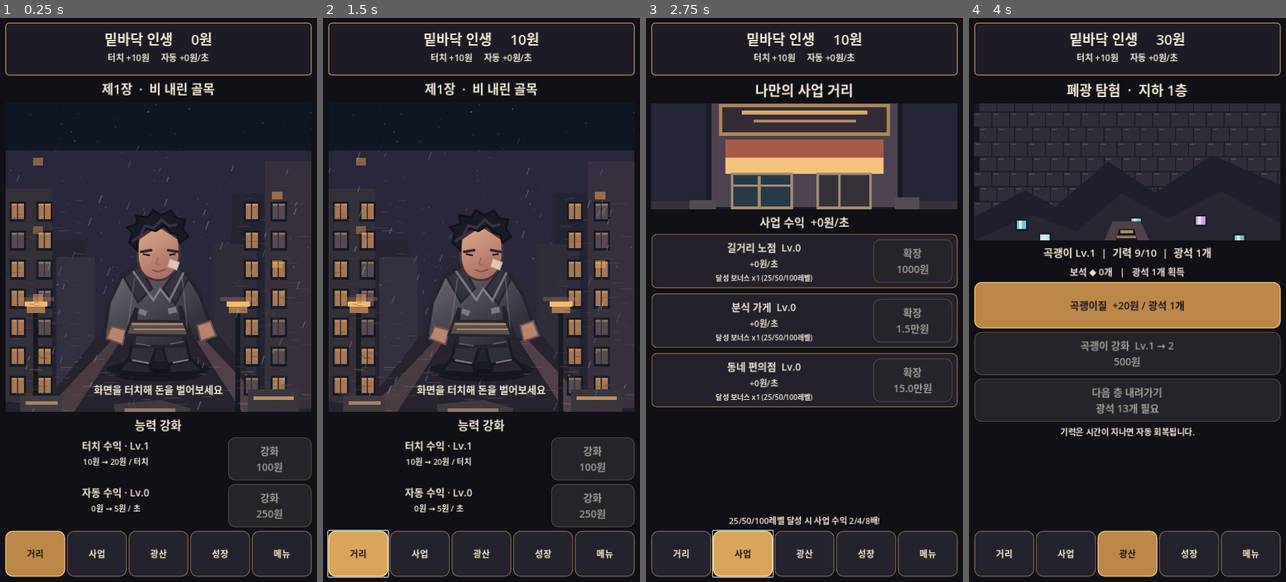
Above: before the commit, frames 1-4 (left to right).
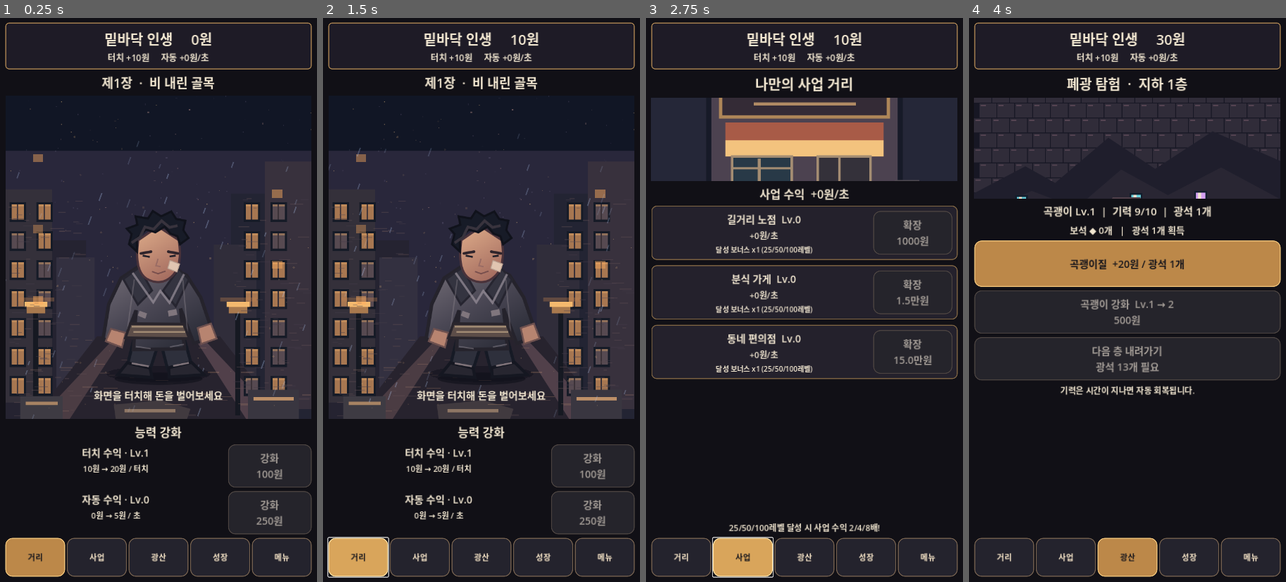
Above: after the commit, the same moments.

Repository: sungpil987/BottomLife-Reborn
Game: Godot game, scene res://scenes/Main.tscn
Two runs of this game, one before a commit and one after it. Both use one fixed random seed, a clock stepped at 60 frames per second and the inputs below.
Inputs (mouse positions are in pixels of both pictures, inside the frame that each line leads up to):
- Up to frame 1 (0.25 s): no input
- Up to frame 2 (1.5 s): click (481, 254) at 0.5 s; click "거리" at 1.25 s
- Up to frame 3 (2.75 s): click "사업" at 2 s
- Up to frame 4 (4 s): click "광산" at 2.75 s; click "곡괭이질 +20원 / 광석 1개" at 3.5 s

The runs differ from the first frame. In frame 1, 8.3% of the frame differs, in the area x 1-99%, y 8-97%; in frame 2, 8.3%; in frame 3, 21%; in frame 4, 26%.

Commit message:
v1.6 compact mobile layout and throttle costly HUD refreshes

Diff:
--- a/scripts/main.gd
+++ b/scripts/main.gd
@@ -7,7 +7,6 @@
 var soul_points: int = 0
 var soul_power: int = 0
 var offline_report: String = ""
-var milestone_bonus: float = 1.0
 var tap_level: int = 1
 var auto_level: int = 0
 var business_levels: Array[int] = [0, 0, 0]
@@ -32,6 +31,8 @@
 var content: VBoxContainer
 var feedback: Label
 var save_clock: float = 0.0
+var ui_clock: float = 0.0
+var cached_money_text: String = ""
 var hero_sprite: TextureRect
 var tap_upgrade_button: Button
 var auto_upgrade_button: Button
@@ -54,6 +55,7 @@
 	money += gain
 	run_earned += gain
 	save_clock += delta
+	ui_clock += delta
 	idle_time += delta
 	mine_energy = minf(max_mine_energy(), mine_energy + delta * (0.4 + float(stamina_level) * 0.08))
 	if is_instance_valid(mine_status):
@@ -61,8 +63,10 @@
 	if save_clock >= 10.0:
 		save_clock = 0.0
 		save_game()
-	refresh_header()
-	refresh_upgrade_buttons()
+	if ui_clock >= 0.15:
+		ui_clock = 0.0
+		refresh_header()
+		refresh_upgrade_buttons()
 
 func _notification(what: int) -> void:
 	if what == NOTIFICATION_WM_CLOSE_REQUEST or what == NOTIFICATION_APPLICATION_PAUSED:
@@ -163,7 +167,7 @@
 func make_button(value: String) -> Button:
 	var button := Button.new()
 	button.text = value
-	button.custom_minimum_size = Vector2(0, 85)
+	button.custom_minimum_size = Vector2(0, 72)
 	button.add_theme_font_size_override("font_size", 23)
 	decorate_button(button)
 	return button
@@ -182,7 +186,7 @@
 	outer.add_theme_constant_override("separation", 8)
 	add_child(outer)
 	var top := PanelContainer.new()
-	top.custom_minimum_size.y = 120
+	top.custom_minimum_size.y = 104
 	top.add_theme_stylebox_override("panel", panel_style(Color("#1e1b26"), Color("#ad8652"), 8))
 	outer.add_child(top)
 	var top_box := VBoxContainer.new()
@@ -197,14 +201,15 @@
 	content.add_theme_constant_override("separation", 8)
 	outer.add_child(content)
 	var bottom := HBoxContainer.new()
-	bottom.custom_minimum_size.y = 104
+	bottom.custom_minimum_size.y = 88
 	bottom.add_theme_constant_override("separation", 4)
 	outer.add_child(bottom)
 	var tabs := ["거리", "사업", "광산", "성장", "메뉴"]
 	for i in range(tabs.size()):
 		var b := make_button(tabs[i])
 		b.size_flags_horizontal = Control.SIZE_EXPAND_FILL
-		b.add_theme_font_size_override("font_size", 20)
+		b.add_theme_font_size_override("font_size", 18)
+		b.custom_minimum_size.y = 80
 		decorate_button(b, i == current_tab)
 		b.pressed.connect(change_tab.bind(i))
 		bottom.add_child(b)
@@ -277,7 +282,7 @@
 	content.add_child(make_label("환생 %d회  |  영혼 %d개" % [rebirth_count, soul_points], 27))
 	content.add_child(make_label("영구 수익 배율  x%.1f" % prestige_multiplier(), 27))
 	content.add_child(make_label("이번 회차 누적 획득  %s원" % number(run_earned), 22))
-	content.add_child(make_label("환생 조건: 이번 회차 누적 100만원", 21))
+	content.add_child(make_label("환생 조건: 회차 누적 100만원", 20))
 	var reward := rebirth_reward()
 	content.add_child(make_label("현재 환생 보상: 영혼 %d개" % reward, 24))
 	var upgrade := make_button("영혼의 힘 강화  수익 +10%%\n영혼 %d개" % soul_upgrade_cost())
@@ -324,7 +329,7 @@
 	art.texture = load("res://assets/business_stall.svg")
 	art.expand_mode = TextureRect.EXPAND_IGNORE_SIZE
 	art.stretch_mode = TextureRect.STRETCH_KEEP_ASPECT_COVERED
-	art.custom_minimum_size.y = 240
+	art.custom_minimum_size.y = 190
 	content.add_child(art)
 	content.add_child(make_label("사업 수익  +%s원/초" % number(total_auto_income() - float(auto_level) * 5.0), 26))
 	var scroll := ScrollContainer.new()
@@ -380,7 +385,7 @@
 func build_growth() -> void:
 	content.add_child(make_label("생존자의 성장", 34))
 	content.add_child(make_label("보유 보석  ◆ %d개" % gems, 28))
-	content.add_child(make_label("광산에서 희귀 보석을 발견하고 능력을 강화하세요.", 22))
+	content.add_child(make_label("광산 보석으로 능력 강화", 20))
 	var scroll := ScrollContainer.new()
 	scroll.size_flags_vertical = Control.SIZE_EXPAND_FILL
 	content.add_child(scroll)
@@ -452,7 +457,7 @@
 	art.texture = load("res://assets/mine_cave.svg")
 	art.expand_mode = TextureRect.EXPAND_IGNORE_SIZE
 	art.stretch_mode = TextureRect.STRETCH_KEEP_ASPECT_COVERED
-	art.custom_minimum_size.y = 310
+	art.custom_minimum_size.y = 230
 	content.add_child(art)
 	mine_status = make_label("", 24)
 	content.add_child(mine_status)
@@ -479,7 +484,9 @@
 func refresh_header() -> void:
 	if header == null:
 		return
-	header.text = "밑바닥 인생     %s원" % number(money)
+	var next_text := "밑바닥 인생     %s원" % number(money)
+	if header.text != next_text:
+		header.text = next_text
 	income_label.text = "터치 +%s원     자동 +%s원/초" % [number(float(tap_level) * 10.0 * prestige_multiplier()), number(total_auto_income() * prestige_multiplier())]
 
 func number(n: float) -> String:
@@ -528,7 +535,7 @@
 	if offline_report != "":
 		content.add_child(make_label(offline_report, 19))
 	var scene_area := Control.new()
-	scene_area.custom_minimum_size.y = 380
+	scene_area.custom_minimum_size.y = 280
 	scene_area.size_flags_vertical = Control.SIZE_EXPAND_FILL
 	scene_area.clip_contents = true
 	content.add_child(scene_area)
